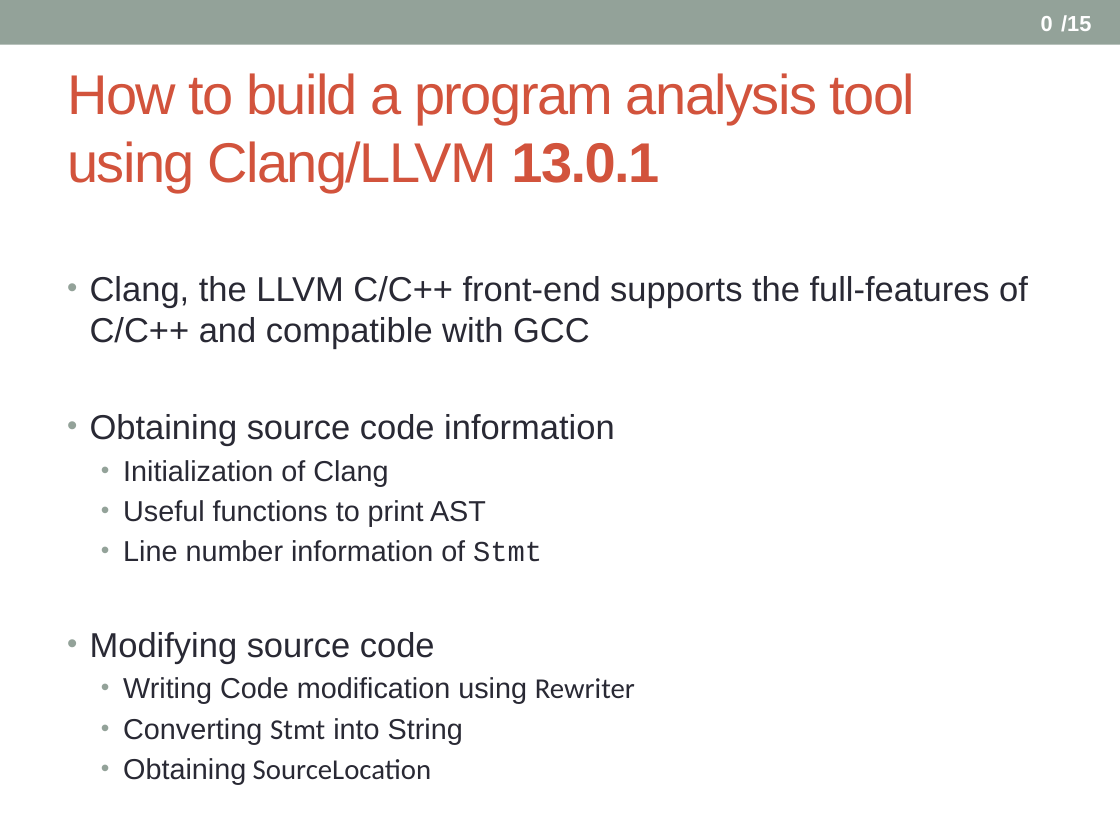
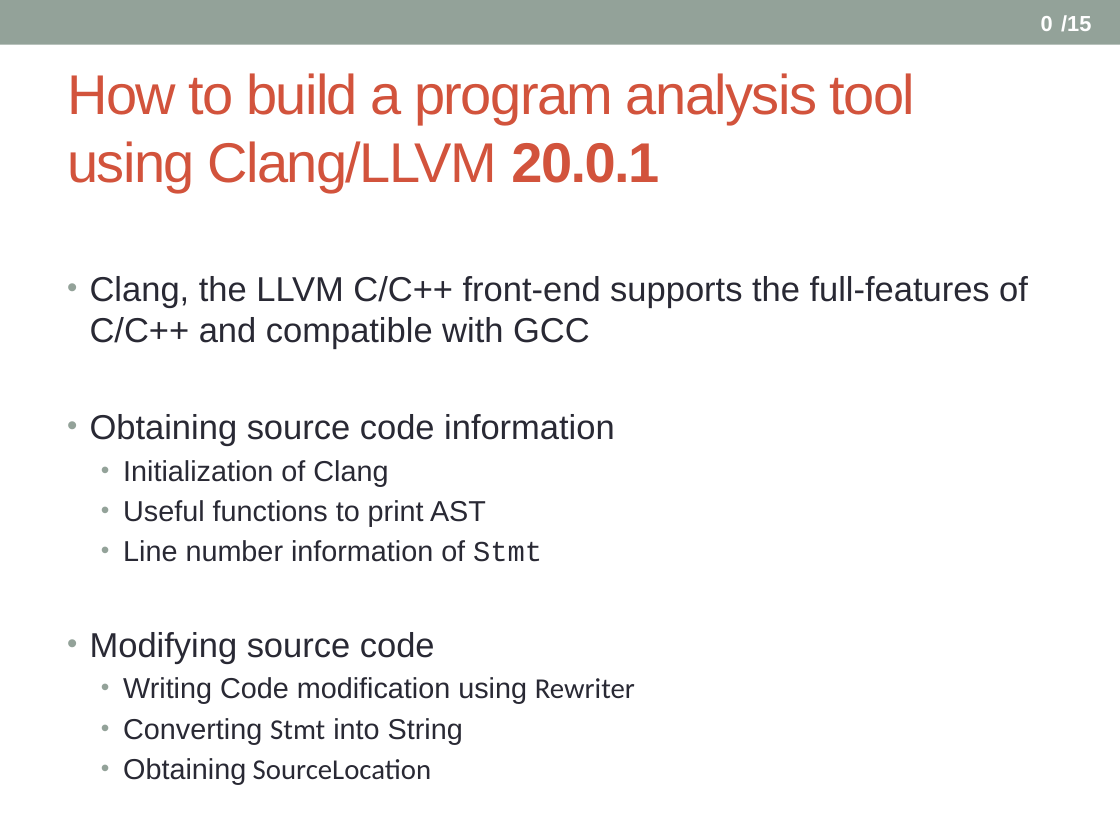
Before and after one commit to swtv-kaist/cs40508-fall26, a slide deck: slide 1 of 3-clang-llvm/lec8-building-Clang-analyzer-v3.pptx. Drawn at 1120x840 pixels with LibreOffice and Linux fonts; fonts in the diff are those of the drawing. Boxes give left, top, right and bottom in pixels: in the first picture for what was removed or moved away, otherwise in the second. Text is boxed around its words. In the diff, an @@ line names an element or a change of style, - is before the commit and + after.

Commit message:
Lecture slides update according to LLVM version upgrade to 20

```diff
--- a/3-clang-llvm/lec8-building-Clang-analyzer-v3.pptx
+++ b/3-clang-llvm/lec8-building-Clang-analyzer-v3.pptx
@@ title at <box>67,73,916,191</box>: text changed @@
-How to build a program analysis tool using Clang/LLVM 13.0.1
+How to build a program analysis tool using Clang/LLVM 20.0.1
```
Also in this commit, not shown: 22 other files.
